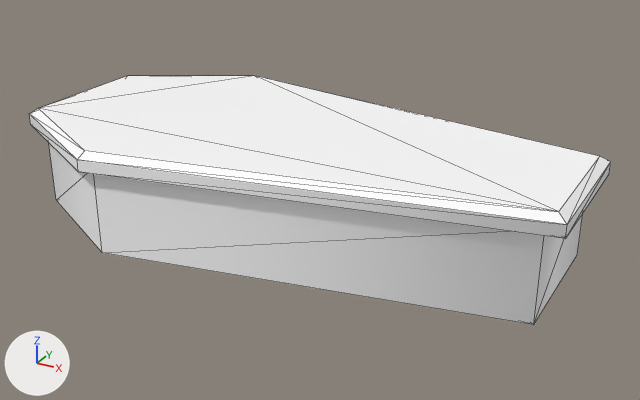
The FBX model JackiesLantern/Assets/GameAssets/Models/Level2Models/WoodenCoffin2_Model.fbx as it was, and as the next commit left it.
Rendered twice from a 50 mm lens placed at (2.94, -5.18, 2.84), pointed at (0.08, 0.02, 0.24). Every picture has the same lights, and +X, +Y and +Z are marked at lower left. Mesh edges are drawn as thin lines. Where no turn or scale is listed for an object, it has been applied to the vertices.

Before the edit, the objects in view are built like this:
```python
me_mesh_039 = bpy.data.meshes.new('Mesh.039')
me_mesh_039.from_pydata(...)  # 42 vertices, 76 faces; spans x -2.14..1.99, y -1.12..1.12, z 0.0..0.75
me_mesh_039.materials.append(mat_woodencoffin2)  # white #ffffff
ob_woodencoffin2_model = bpy.data.objects.new('WoodenCoffin2_Model', me_mesh_039)
ob_woodencoffin2_model.location = (0.0, 0.0, 0.0)
```
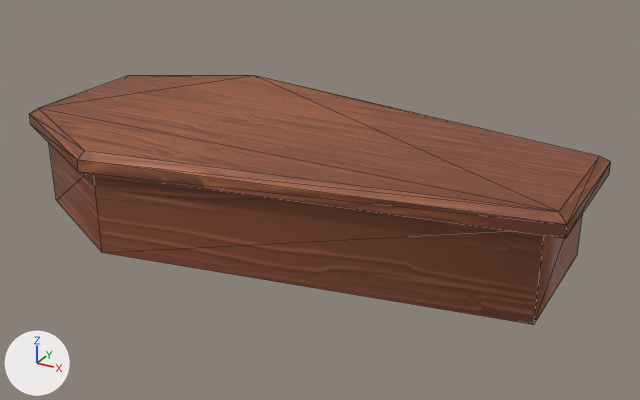
The newer file is also turned or shifted as a whole; pictures and numbers use the older file's frame.

Location of each change, (x1, y1, x2, y2) in pixels of the pictures (640 x 400 px):
'WoodenCoffin2_Model', recoloured (white to brown)
    both: (29, 76, 611, 325)

Patch to the scene script:
```diff
--- a/JackiesLantern/Assets/GameAssets/Models/Level2Models/WoodenCoffin2_Model.fbx.py
+++ b/JackiesLantern/Assets/GameAssets/Models/Level2Models/WoodenCoffin2_Model.fbx.py
@@ img_woodencoffin2_base_color_png @@
+img_woodencoffin2_base_color_png = load_image('WoodenCoffin2_Base_color.png', 'LVL2 Textures/WoodenCoffin2_Textures/WoodenCoffin2_Base_color.png', 2048, 2048, 'sRGB')
@@ mat_material__57_002 @@
+mat_material__57_002 = principled_material('Material #57.002')
+mat_material__57_002.texture = img_woodencoffin2_base_color_png
+mat_material__57_002.roughness = 0.553
@@ me_mesh_039 @@
 me_mesh_039.from_pydata(...)  # 42 vertices, 76 faces; spans x -2.14..1.99, y -1.12..1.12, z 0.0..0.75
-me_mesh_039.materials.append(mat_woodencoffin2)  # white #ffffff
+me_mesh_039.materials.append(mat_material__57_002)  # picture img_woodencoffin2_base_color_png
```
